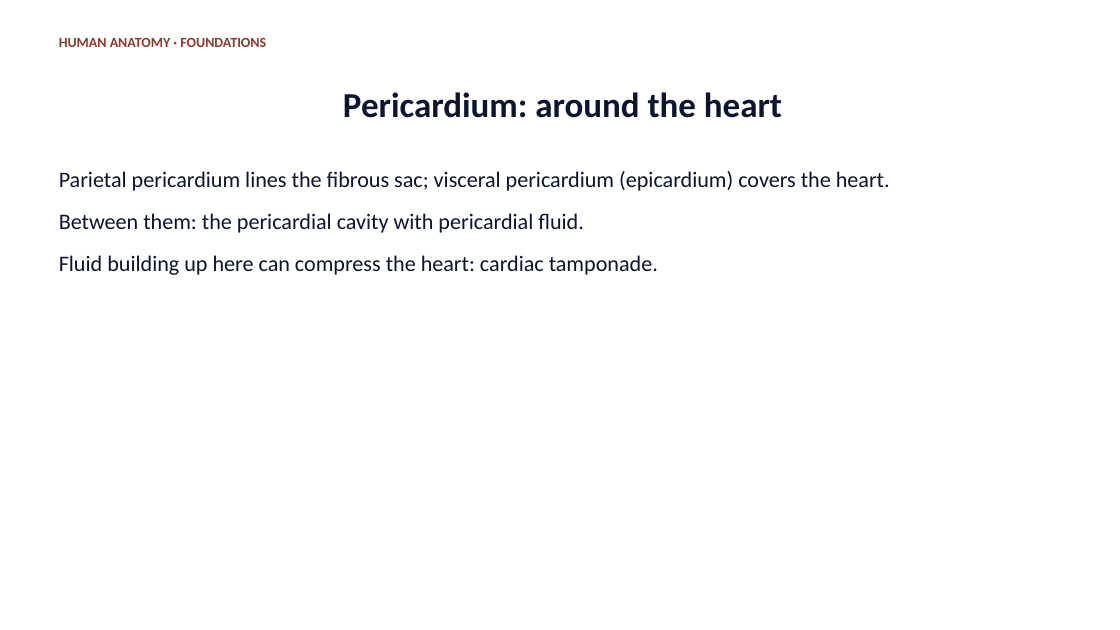
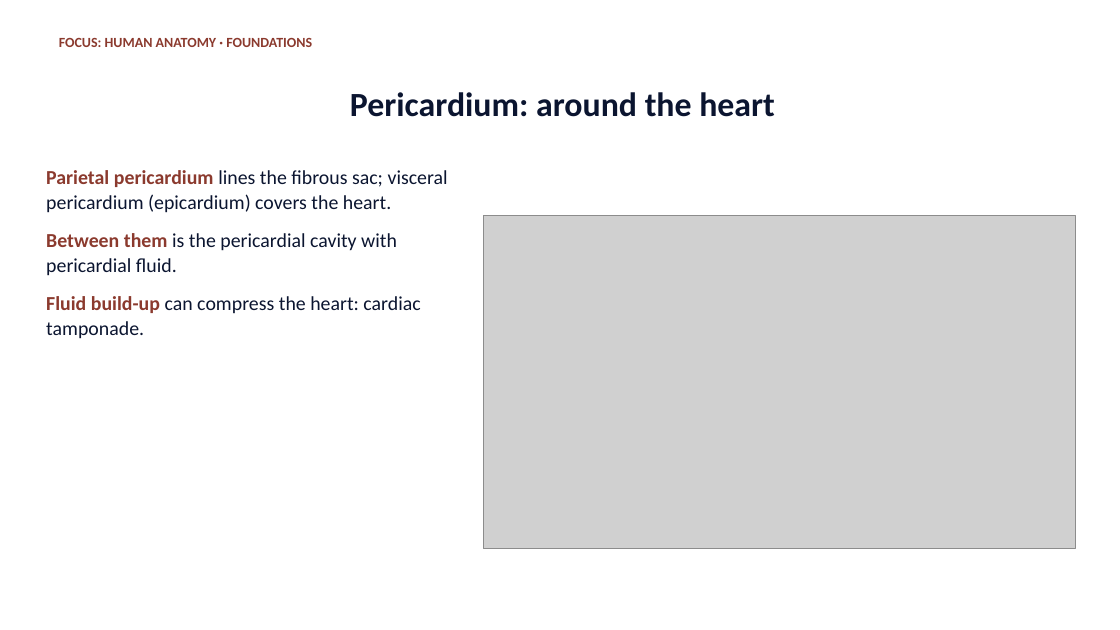
Before and after one commit to drsrennie-stack/A-P-lecture-core, a slide deck: slide 23 of Foundations-Human-Anatomy.pptx (slide 27 before the commit). Drawn at 1120x630 pixels with LibreOffice and Linux fonts; fonts in the diff are those of the drawing; grey boxes stand for pictures. Boxes give left, top, right and bottom in pixels: in the first picture for what was removed or moved away, otherwise in the second. Text is boxed around its words. In the diff, an @@ line names an element or a change of style, - is before the commit and + after.

```diff
--- a/Foundations-Human-Anatomy.pptx
+++ b/Foundations-Human-Anatomy.pptx
@@ text at [59, 38, 312, 47]: text changed @@
-HUMAN ANATOMY · FOUNDATIONS
+FOCUS: HUMAN ANATOMY · FOUNDATIONS
@@ title "Pericardium: around the heart" at [350, 92, 775, 117]: size 30 to 29 pt @@
@@ text at [46, 170, 448, 213]: size 19 to 17 pt in "Parietal pericardium lines the fibrous sac; visceral ..."; text colour #0B1530 to #8B3A2E, bold on in "Parietal pericardium"; line spacing 1.06 to 1.05; less space between paragraphs @@
@@ text "Parietal pericardium lines the fibrous ...": place and size @@
-text "Parietal pericardium lines the fibrous ..." at [59, 171, 890, 275]
+text "Parietal pericardium lines the fibrous ..." at [46, 170, 448, 339]
@@ text at [46, 233, 420, 339]: text changed; size 19 to 17 pt @@
-Between them: the pericardial cavity with pericardial fluid.
-Fluid building up here can compress the heart: cardiac tamponade.
+Between them is the pericardial cavity with pericardial fluid.
+Fluid build-up can compress the heart: cardiac tamponade.
@@ picture added at [483, 216, 1075, 549] @@
```
Also in this commit, not shown: 21 other slides changed, 1 slide added, 5 slides removed, 1 other file.
